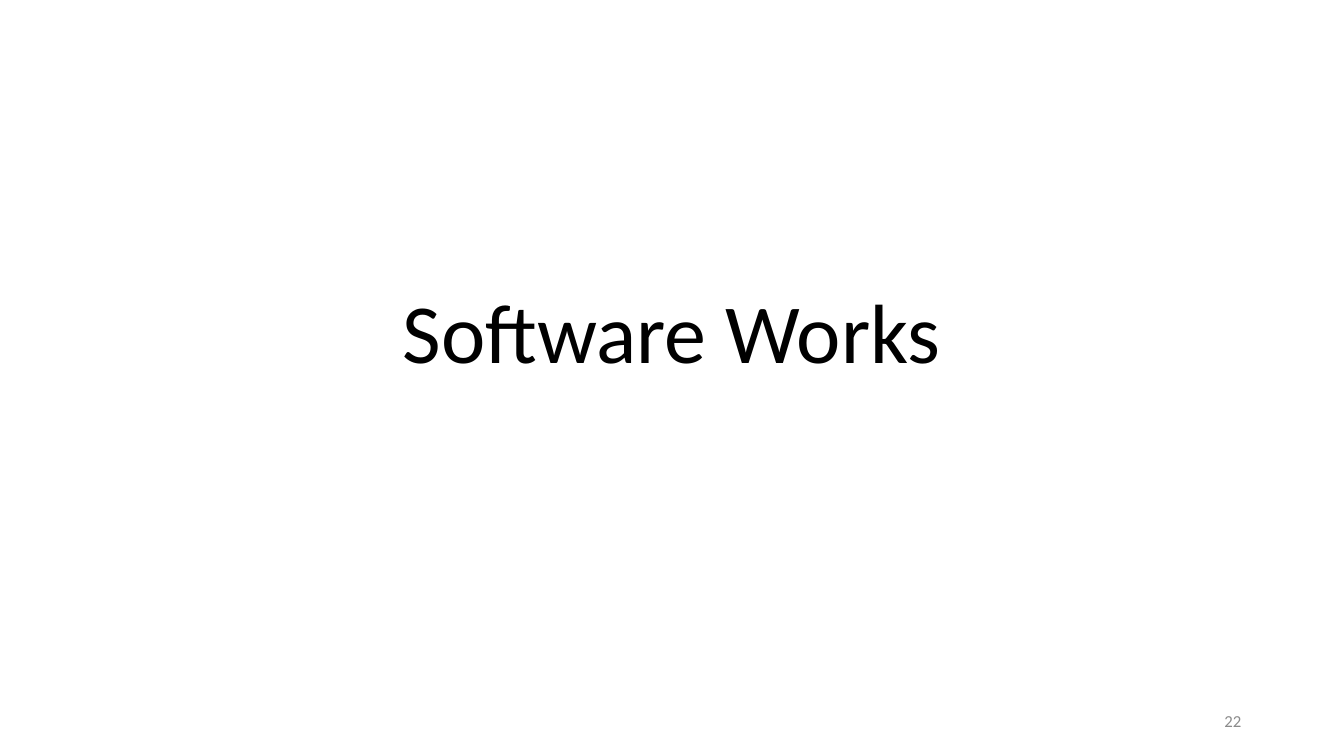
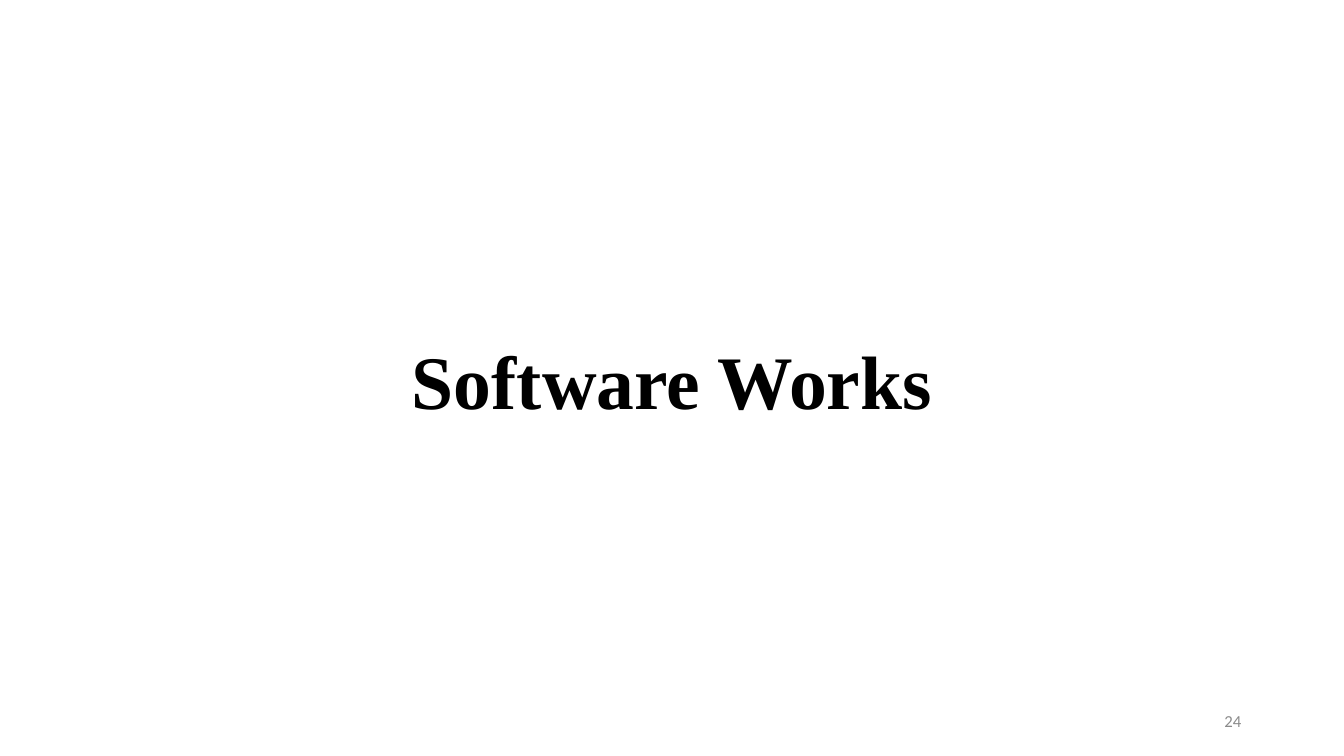
Before and after one commit to BipinGodar/ProjectReport, a slide deck: slide 24 of Smart Gloves using Flex Sensor.pptx (slide 22 before the commit). Drawn at 1344x756 pixels with LibreOffice and Linux fonts; fonts in the diff are those of the drawing. Boxes give left, top, right and bottom in pixels: in the first picture for what was removed or moved away, otherwise in the second. Text is boxed around its words. In the diff, an @@ line names an element or a change of style, - is before the commit and + after.

```diff
--- a/Smart Gloves using Flex Sensor.pptx
+++ b/Smart Gloves using Flex Sensor.pptx
@@ title "Software Works": place and size @@
-title "Software Works" at box(403, 304, 941, 364)
+title "Software Works" at box(412, 355, 932, 410)
@@ title "Software Works" at box(412, 355, 932, 410): size 60 to 54 pt, font Calibri to Times New Roman, bold on @@
@@ page number at box(1224, 716, 1241, 727): text changed @@
-22
+24
```
Also in this commit, not shown: 8 other slides changed, 4 slides added, 3 slides removed, 3 other files.
